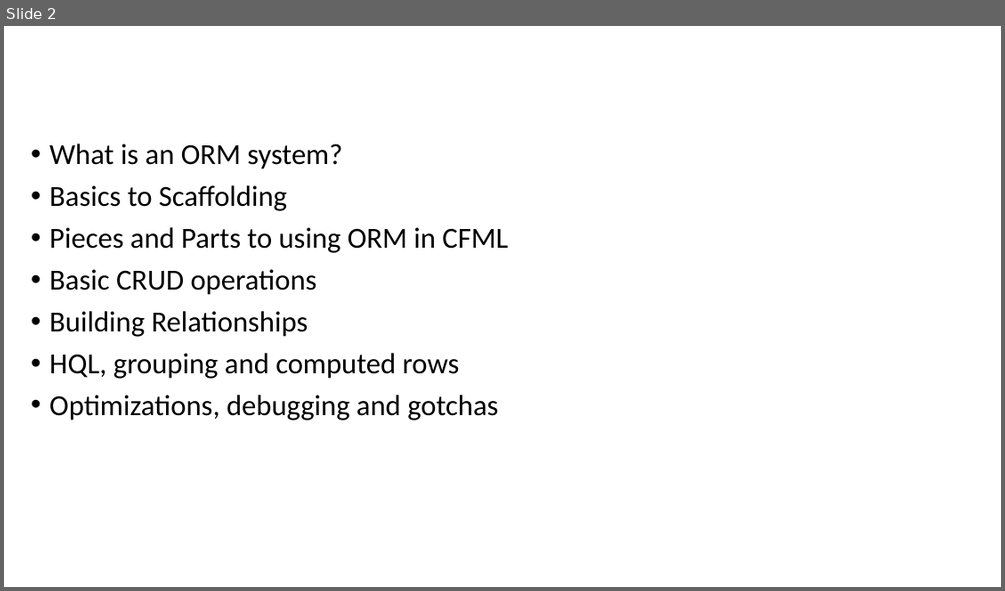
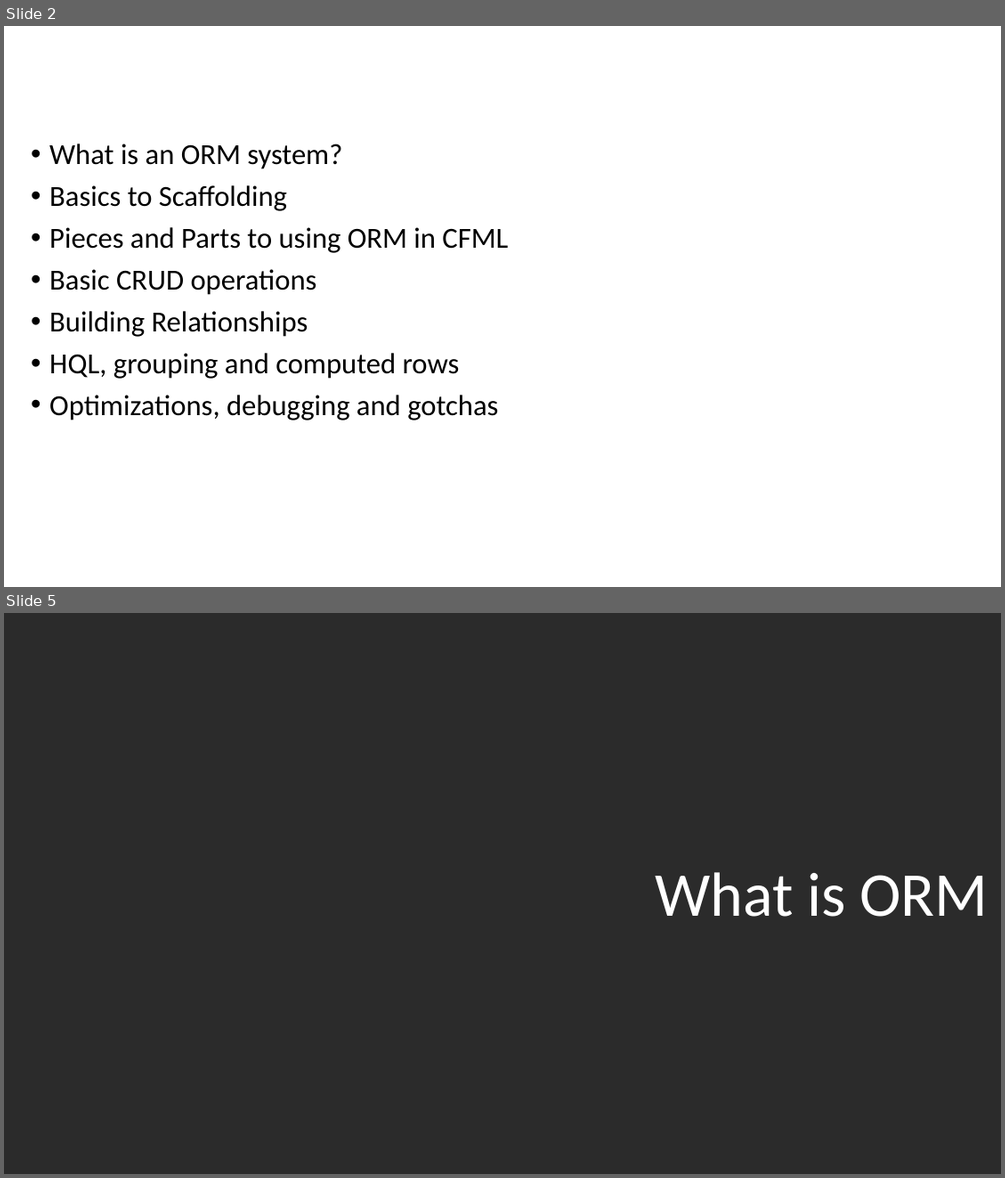
Before and after one commit to quetwo/orm-preso, a slide deck: Using ColdFusion ORM.pptx. Shown one above the other, each under a label of ours: slide 2 before the commit, slides 2 and 5 after it; the slides between them are not shown. The pictures are 1005x591 and 1005x1178 pixels, drawn with LibreOffice and Linux fonts; fonts in the diff are those of the drawing; background and template pictures are left out; a plain dark background stands for a picture behind light text. Boxes give left, top, right and bottom in pixels: in the first picture for what was removed or moved away, otherwise in the second. Text is boxed around its words. In the diff, an @@ line names an element or a change of style, - is before the commit and + after.

```diff
--- a/Using ColdFusion ORM.pptx
+++ b/Using ColdFusion ORM.pptx
@@ slide 5 added at <box>4,613,1001,1174</box>, background picture (left out) @@
@@ title added at <box>655,872,987,916</box>, 60 pt, text #FFFFFF @@
+What is ORM
```
Also in this commit, not shown: 1 slide changed, 5 other slides added, 11 other files.
